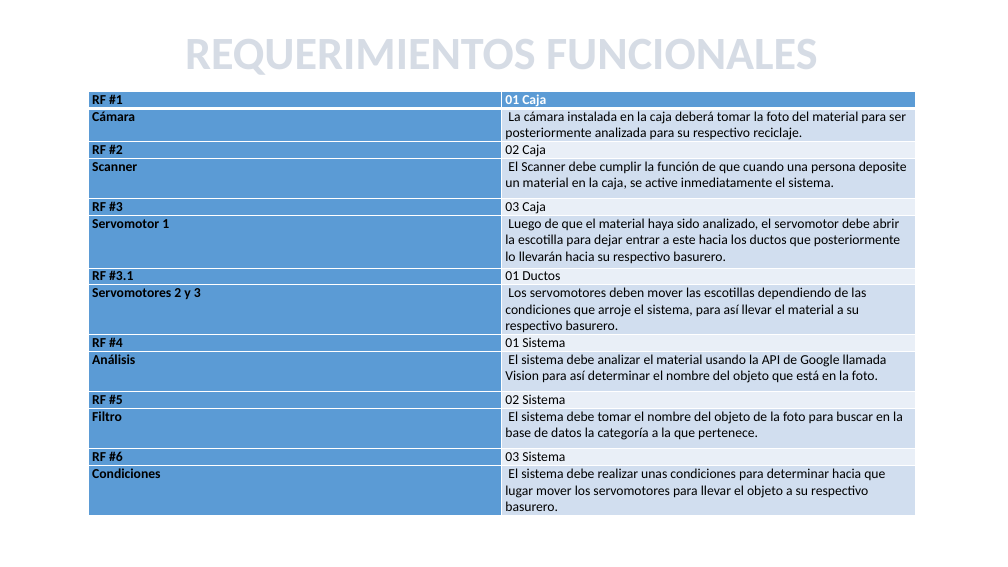
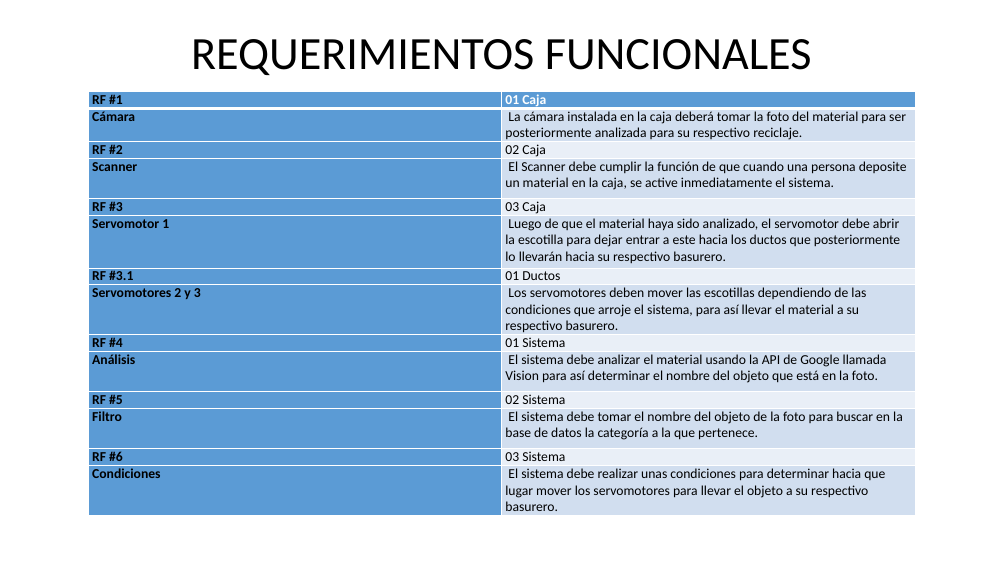
Before and after one commit to Kathar6/A.R.I, a slide deck: slide 6 of Documentos/RECICLAJE INTELIGENTE.pptx. Drawn at 1008x567 pixels with LibreOffice and Linux fonts; fonts in the diff are those of the drawing; background and template pictures are left out. Boxes give left, top, right and bottom in pixels: in the first picture for what was removed or moved away, otherwise in the second. Text is boxed around its words. In the diff, an @@ line names an element or a change of style, - is before the commit and + after.

```diff
--- a/Documentos/RECICLAJE INTELIGENTE.pptx
+++ b/Documentos/RECICLAJE INTELIGENTE.pptx
@@ title "REQUERIMIENTOS FUNCIONALES" at <box>191,39,812,75</box>: text colour pattern #44546A on #D6DCE5 to #000000, letter outline #333F50 1 pt to none, bold off @@
```
Also in this commit, not shown: 12 other slides changed, 1 slide added, 6 other files.
